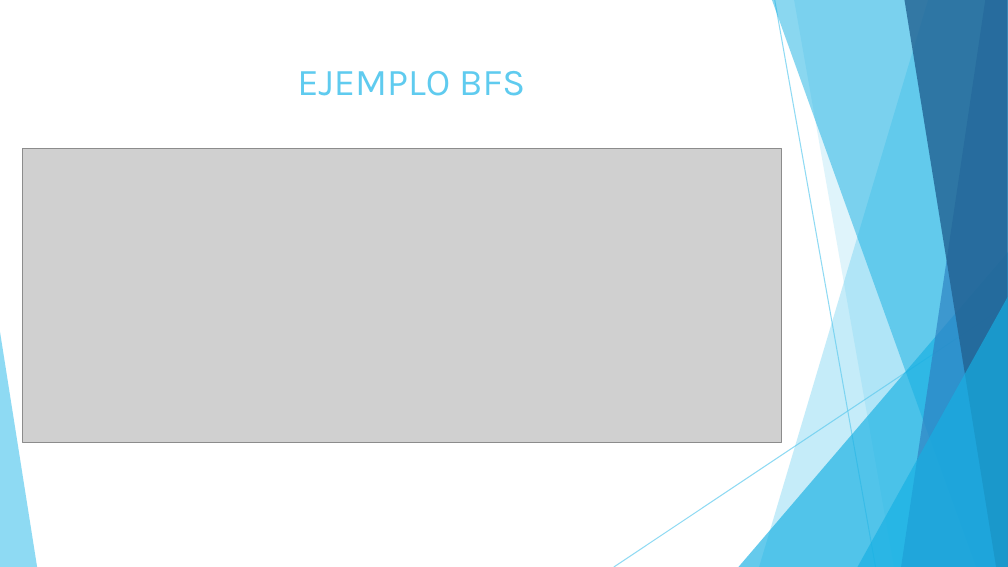
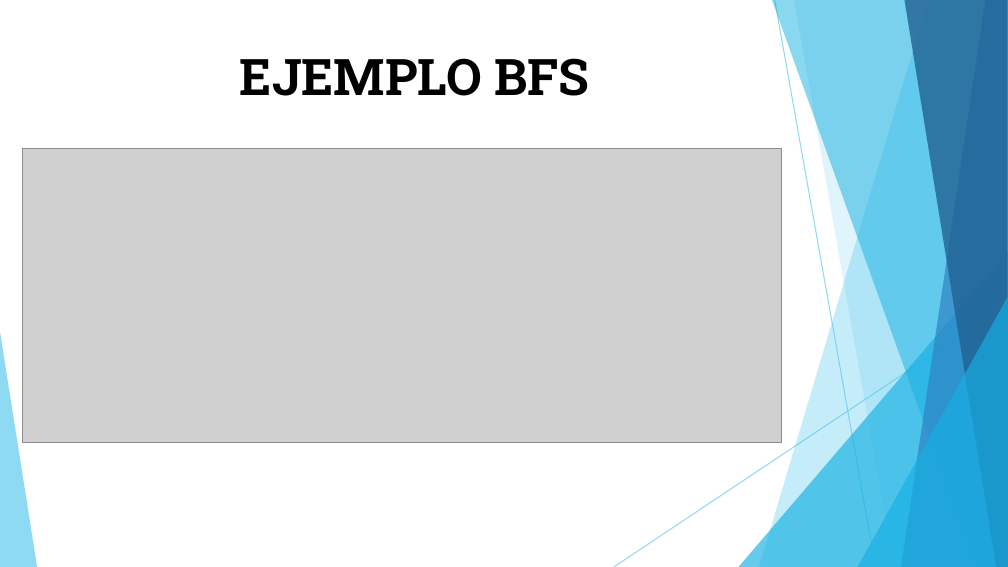
Before and after one commit to Yefri97/Introduction-to-Graph-Theory, a slide deck: slide 14 of PRESENTACIÓN TALLER GRAFOS.pptx (slide 12 before the commit). Drawn at 1008x567 pixels with LibreOffice and Linux fonts; fonts in the diff are those of the drawing; grey boxes stand for pictures. Boxes give left, top, right and bottom in pixels: in the first picture for what was removed or moved away, otherwise in the second. Text is boxed around its words. In the diff, an @@ line names an element or a change of style, - is before the commit and + after.

```diff
--- a/PRESENTACIÓN TALLER GRAFOS.pptx
+++ b/PRESENTACIÓN TALLER GRAFOS.pptx
@@ title "EJEMPLO BFS": place and size @@
-title "EJEMPLO BFS" at [297,71,525,96]
+title "EJEMPLO BFS" at [240,58,590,96]
@@ title "EJEMPLO BFS" at [240,58,590,96]: size 27 to 36 pt, font Karla to Roboto Slab, text colour #5FCBEF to #000000, letter outline none to #EBEBEB 1 pt, bold on @@
```
Also in this commit, not shown: 1 other slide changed, 7 slides added, 2 slides removed.
